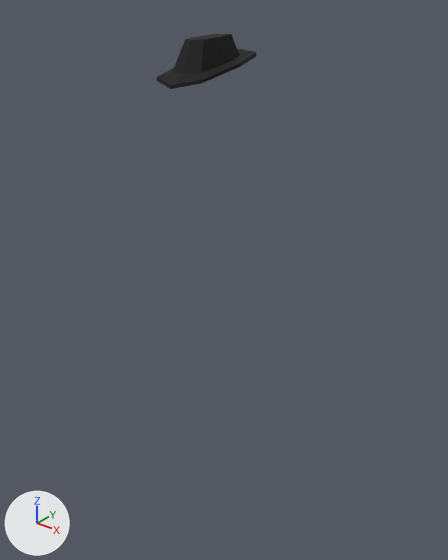
The FBX model Assets/Models/eduard@eduard_walkslow.FBX: old version first, new version second.
One viewpoint serves both versions: a 50 mm camera at (1.256, -1.535, 1.998) aimed at (0.002, 0.032, 1.026). The axes (+X, +Y, +Z) are drawn at lower left. The lights are the same throughout. Where no turn or scale is listed for an object, it has been applied to the vertices.

The older version as bpy lines, for what is in view:
```python
me_ncl1_34 = bpy.data.meshes.new('_ncl1_34')
me_ncl1_34.from_pydata(...)  # 41 vertices, 37 faces; spans x -0.157..0.086, y -0.262..0.038, z 0.425..0.562
me_ncl1_34.materials.append(mat_black)  # black #000000
ob_box02 = bpy.data.objects.new('Box02', me_ncl1_34)
ob_box02.location = (0.034, 0.07, 1.288)
```
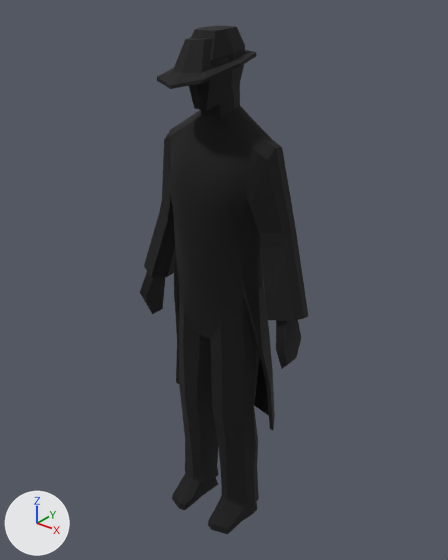
Where the newer file only moved an object's origin or applied its transform, the numbers keep the older frame.

Scene script edits in JSON lines:
```json
{"op": "add", "block": "me_box01", "code": ["me_box01 = bpy.data.meshes.new('Box01')", "me_box01.from_pydata(...)  # 413 vertices, 412 faces; spans x -0.35..0.35, y -0.25..0.05, z -1.31..0.55", "me_box01.materials.append(mat_black)  # black #000000"]}
{"op": "add", "block": "ob_box01", "code": ["ob_box01 = bpy.data.objects.new('Box01', me_box01)", "ob_box01.location = (0.0, 0.094, 1.321)"]}
```

Changed parts and their boxes [x1, y1, x2, y2] in the pictures (448 x 560 px):
```json
{"object": "Box01", "change": "added", "after": [140, 26, 308, 534], "on screen": "black"}
```
